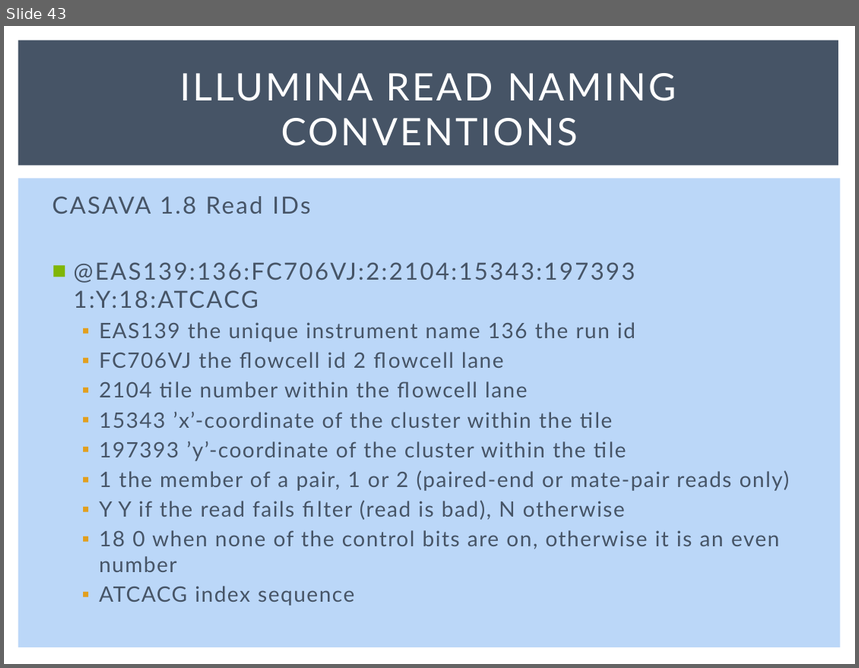
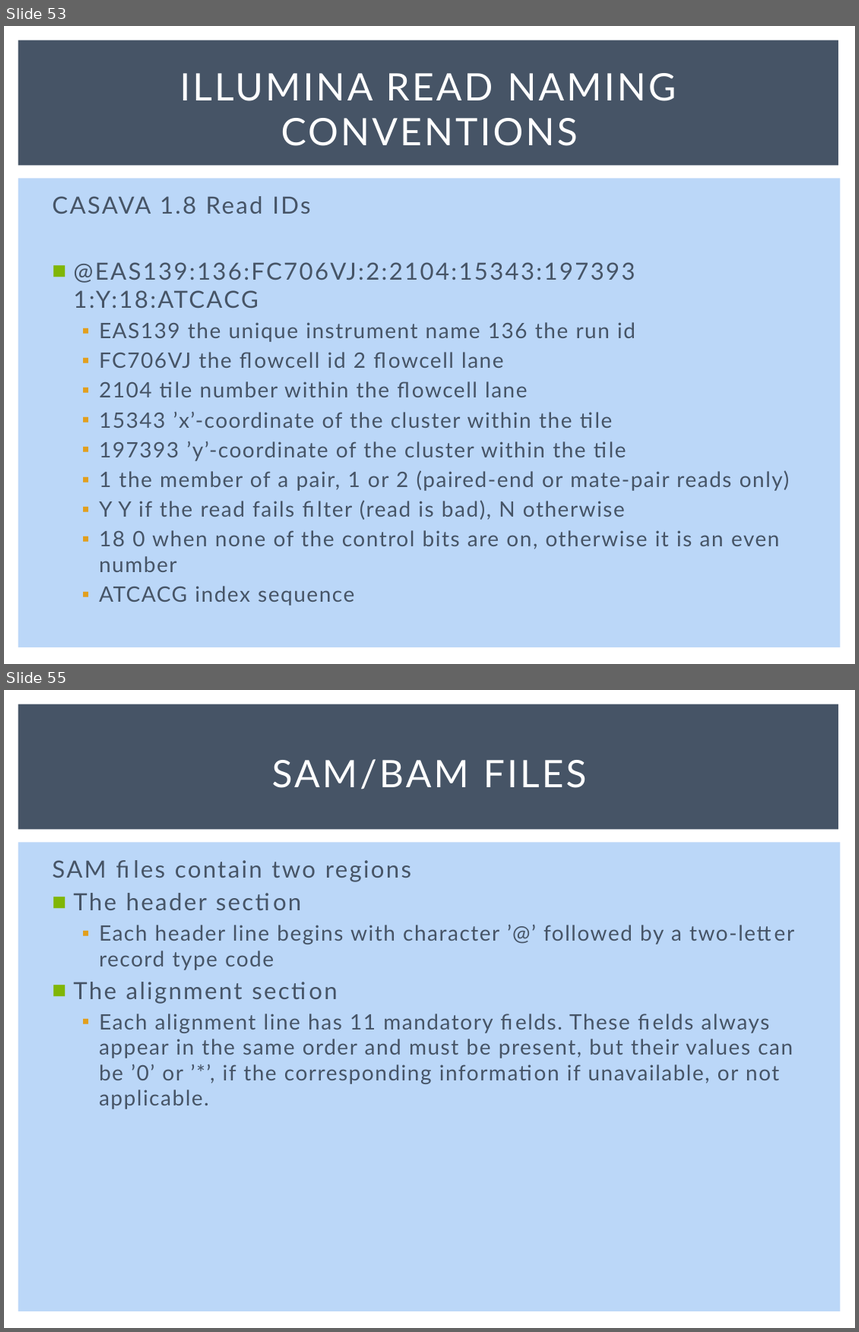
Before and after one commit to msettles/Workshop_RNAseq, a slide deck: powerpoints/RNA-seq-Piracicaba2015.pptx. Shown one above the other, each under a label of ours: slide 43 before the commit, slides 53 and 55 after it; the slides between them are not shown. The pictures are 859x668 and 859x1332 pixels, drawn with LibreOffice and Linux fonts; fonts in the diff are those of the drawing. Boxes give left, top, right and bottom in pixels: in the first picture for what was removed or moved away, otherwise in the second. Text is boxed around its words. In the diff, an @@ line names an element or a change of style, - is before the commit and + after.

```diff
--- a/powerpoints/RNA-seq-Piracicaba2015.pptx
+++ b/powerpoints/RNA-seq-Piracicaba2015.pptx
@@ slide 55 added at [4,690,855,1328], background #FFFFFF; not listed: 2 template elements that a slide beside it also shows @@
@@ title added at [272,759,587,790], 32 pt, text #FFFFFF @@
+SAM/BAM FILES
@@ text added at [52,860,793,1110], 18 pt, text #465466 @@
+SAM files contain two regions
+■ The header section
+  ▪ Each header line begins with character ’@’ followed by a two-letter record type code
+■ The alignment section
+  ▪ Each alignment line has 11 mandatory fields. These fields always appear in the same order and must be present, but their values can be ’0’ or ’*’, if the corresponding information if unavailable, or not applicable.
@@ what was slide 43 is now slide 53 @@
```
Also in this commit, not shown: 7 slides changed, 21 other slides added, 8 other files.
